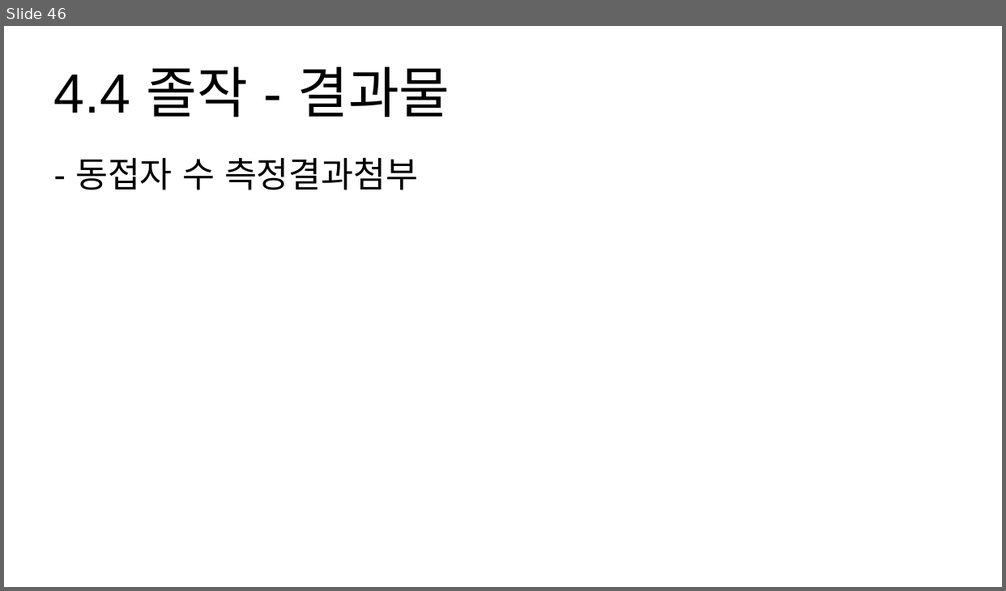
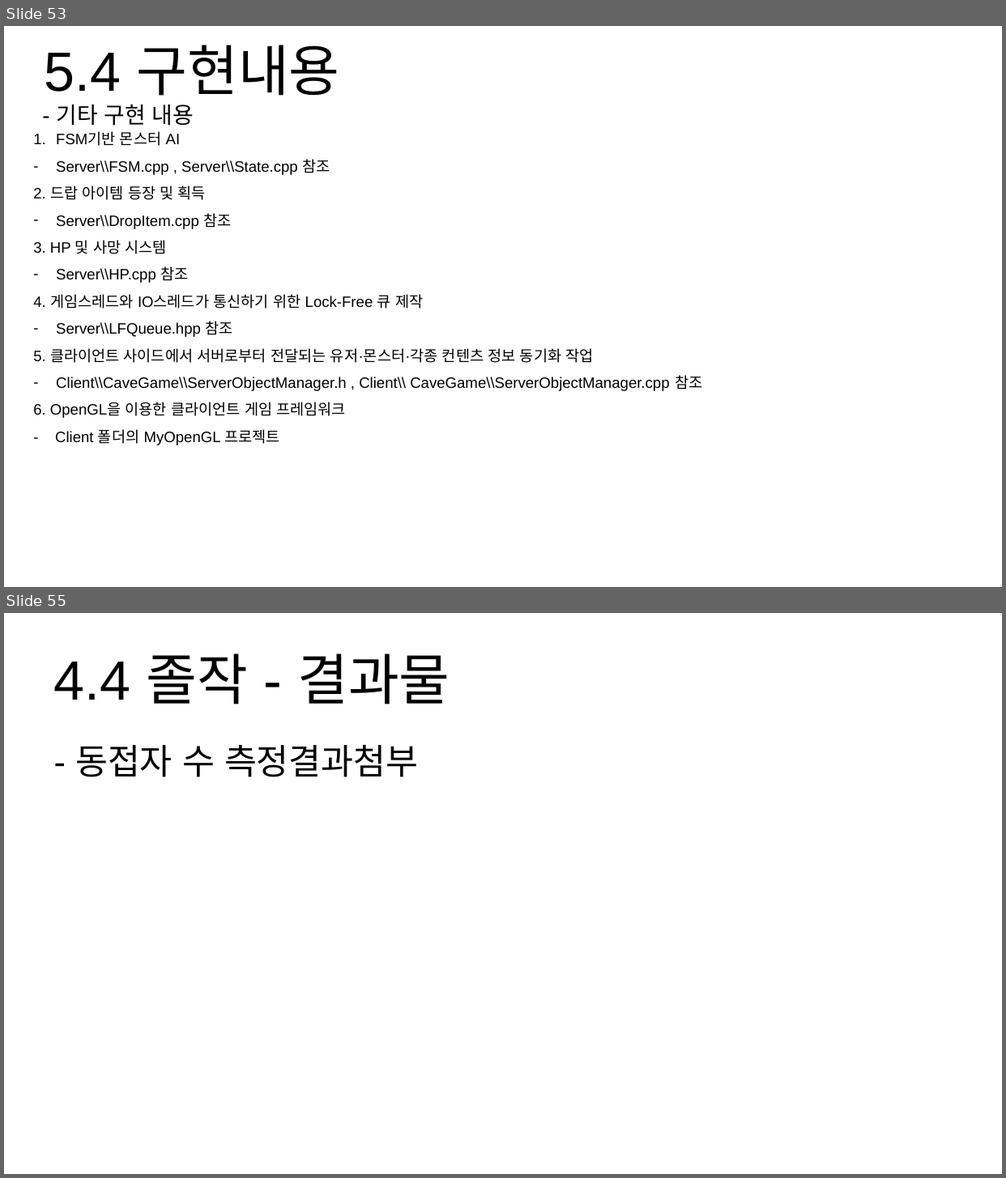
Before and after one commit to hypernagox/FYP_Evergreen, a slide deck: 포트폴리오/서버_최재혁/포트폴리오.pptx. Shown one above the other, each under a label of ours: slide 46 before the commit, slides 53 and 55 after it; the slides between them are not shown. The pictures are 1006x591 and 1006x1178 pixels, drawn with LibreOffice and Linux fonts; fonts in the diff are those of the drawing. Boxes give left, top, right and bottom in pixels: in the first picture for what was removed or moved away, otherwise in the second. Text is boxed around its words. In the diff, an @@ line names an element or a change of style, - is before the commit and + after.

```diff
--- a/포트폴리오/서버_최재혁/포트폴리오.pptx
+++ b/포트폴리오/서버_최재혁/포트폴리오.pptx
@@ slide 53 added at bbox=[4, 26, 1002, 587], background #FFFFFF @@
@@ title added at bbox=[44, 45, 339, 96], 44 pt, text #000000 @@
+5.4 구현내용
@@ text added at bbox=[56, 105, 194, 126], 18 pt, text #000000 @@
+- 기타 구현 내용
@@ text added at bbox=[33, 131, 702, 446], 12 pt, text #000000 @@
+1. FSM기반 몬스터 AI
+– Server\\FSM.cpp , Server\\State.cpp 참조
+2. 드랍 아이템 등장 및 획득
+– Server\\DropItem.cpp 참조
+3. HP 및 사망 시스템
+– Server\\HP.cpp 참조
+4. 게임스레드와 IO스레드가 통신하기 위한 Lock-Free 큐 제작
+– Server\\LFQueue.hpp 참조
+5. 클라이언트 사이드에서 서버로부터 전달되는 유저·몬스터·각종 컨텐츠 정보 동기화 작업
+– Client\\CaveGame\\ServerObjectManager.h , Client\\ CaveGame\\ServerObjectManager.cpp 참조
+6. OpenGL을 이용한 클라이언트 게임 프레임워크
+- Client 폴더의 MyOpenGL 프로젝트
@@ what was slide 46 is now slide 55 @@
```
Also in this commit, not shown: 2 slides changed, 8 other slides added.
